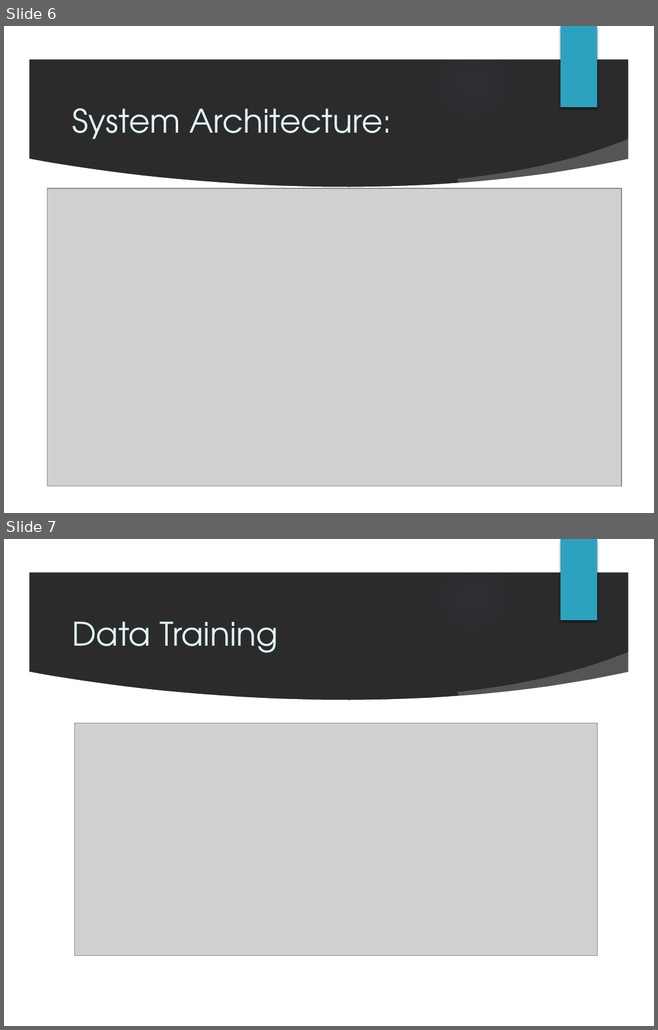
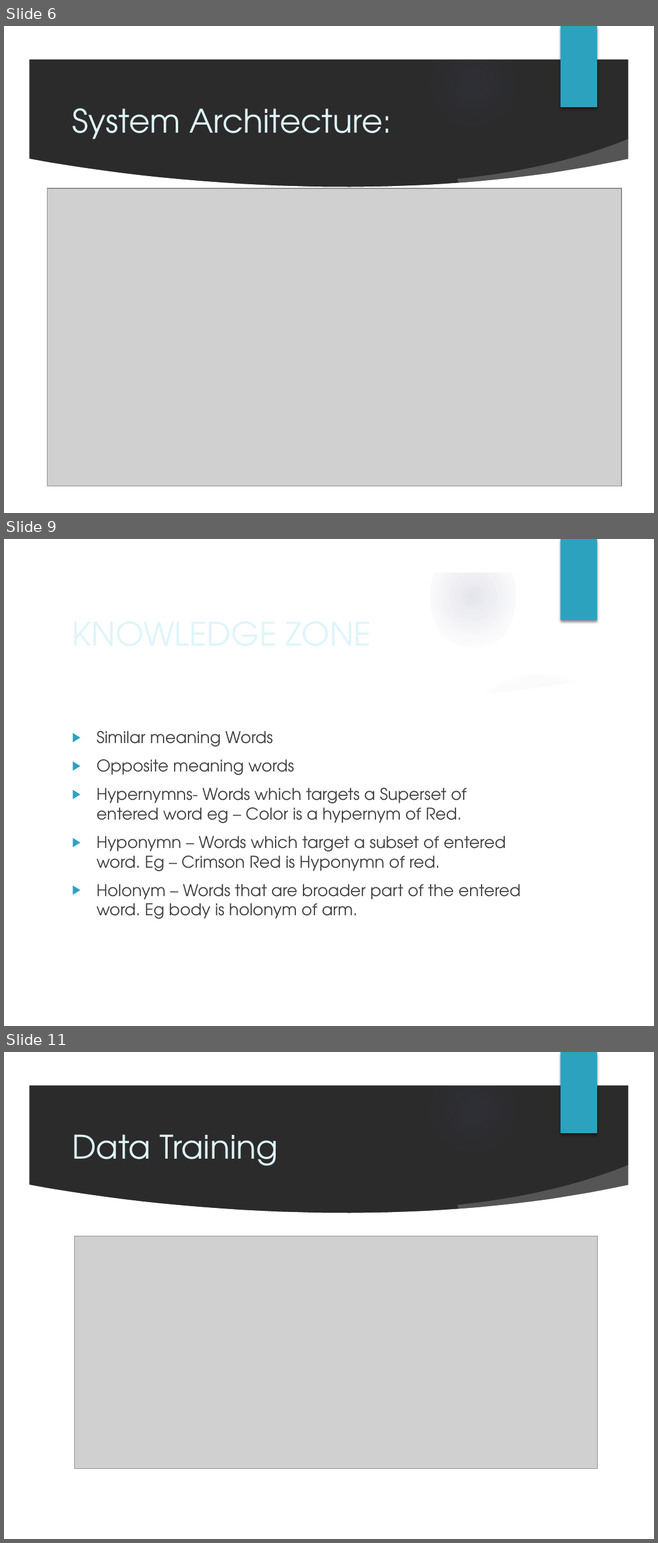
Before and after one commit to ritveak/Wordzone, a slide deck: Presentation final.pptx. Shown one above the other, each under a label of ours: slides 6 and 7 before the commit, slides 6, 9 and 11 after it; the slides between them are not shown. The pictures are 658x1030 and 658x1543 pixels, drawn with LibreOffice and Linux fonts; fonts in the diff are those of the drawing; grey boxes stand for pictures; background and template pictures are left out; a plain dark background stands for a picture behind light text. Boxes give left, top, right and bottom in pixels: in the first picture for what was removed or moved away, otherwise in the second. Text is boxed around its words. In the diff, an @@ line names an element or a change of style, - is before the commit and + after.

```diff
--- a/Presentation final.pptx
+++ b/Presentation final.pptx
@@ slide 9 added at [4,539,654,1026], background picture (left out); not listed: 9 template elements that a slide beside it also shows @@
@@ title added at [65,608,533,658], 36 pt, text #DEF5FA @@
+KNOWLEDGE ZONE
@@ text added at [96,731,520,919], 18 pt, text #404040 @@
+▶ Similar meaning Words
+▶ Opposite meaning words
+▶ Hypernymns- Words which targets a Superset of entered word eg – Color is a hypernym of Red.
+▶ Hyponymn – Words which target a subset of entered word. Eg – Crimson Red is Hyponymn of red.
+▶ Holonym – Words that are broader part of the entered word. Eg body is holonym of arm.
@@ what was slide 7 is now slide 11 @@
```
Also in this commit, not shown: 2 slides changed, 3 other slides added, 6 other files.
